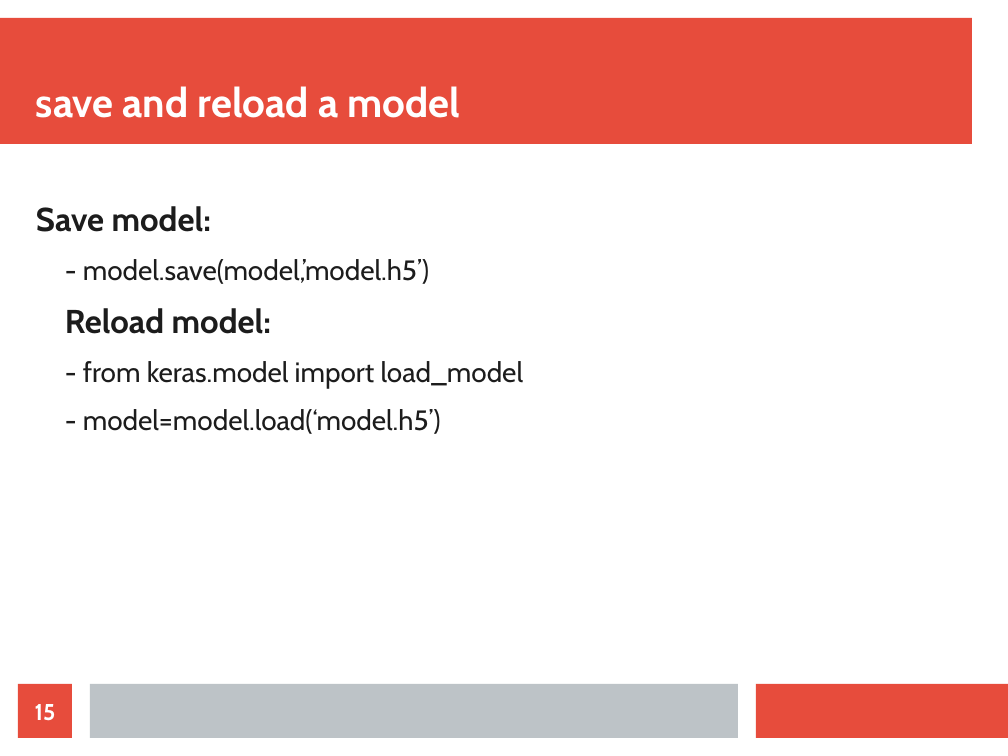
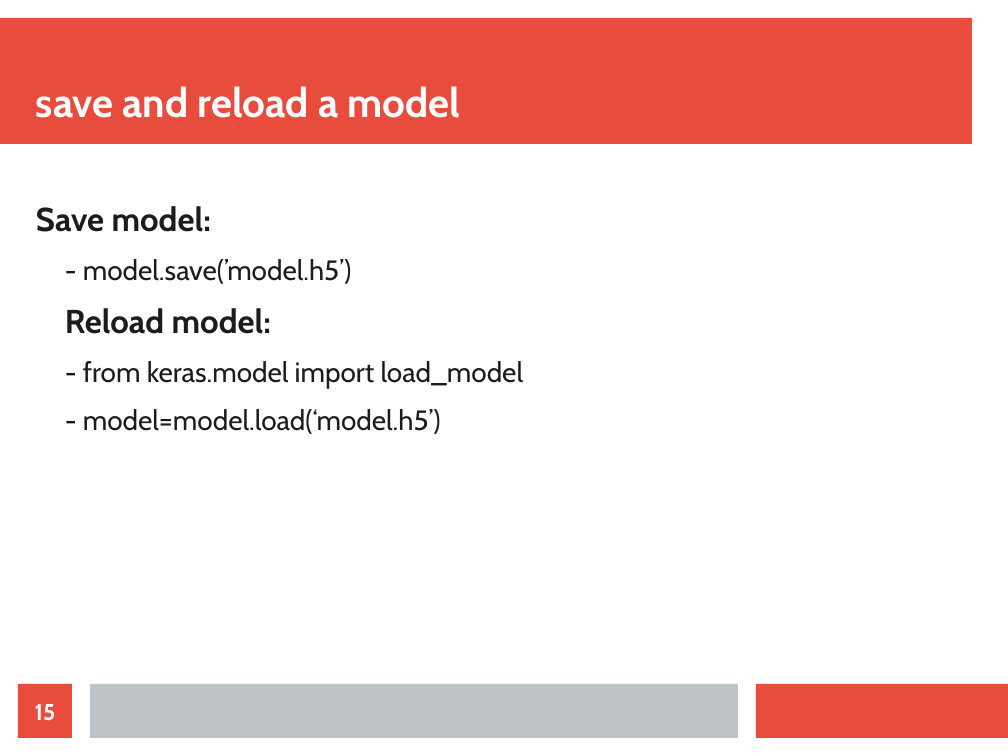
Before and after one commit to pipidog/MLclass, a slide deck: slide 15 of slide/slide05 (Keras and MNIST).odp. Drawn at 1008x756 pixels with LibreOffice and Linux fonts; fonts in the diff are those of the drawing. Boxes give left, top, right and bottom in pixels: in the first picture for what was removed or moved away, otherwise in the second. Text is boxed around its words. In the diff, an @@ line names an element or a change of style, - is before the commit and + after.

```diff
--- a/slide/slide05 (Keras and MNIST).odp
+++ b/slide/slide05 (Keras and MNIST).odp
@@ text at (83, 259, 351, 284): text changed @@
-  - model.save(model,’model.h5’)
+  - model.save(’model.h5’)
```
Also in this commit, not shown: 15 other files.
